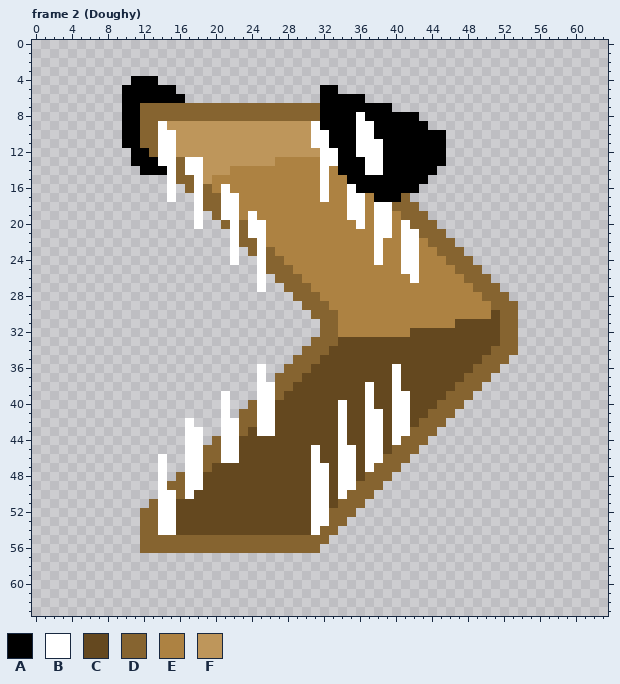
One commit to this pixel-art file: Sprites/Enemies/enemies.aseprite. Above is the file before it was changed.
64x64 pixels, 31 frames. Colours within 5 levels of each other are drawn and written as one. Shown: frame 2 (Doughy). The commit also changed other frames, which this record leaves out.
Visible layers, top first: "Layer 3", "Enemies", "Layer 1", "Layer 2".
Palette (. is transparent): A #000000  B #ffffff  C #64481f  D #866430  E #ad8242  F #be965b
Pixels before, frame 2 (Doughy) (only the part around the change), first column x 0:
 0 ..........................................................
 1 ..........................................................
 2 ..........................................................
 3 ..........................................................
 4 ...........AAA............................................
 5 ..........AAAAAA................AA........................
 6 ..........AAAAAAA...............AAAAA.....................
 7 ..........AADDDDDDDDDDDDDDDDDDDDAAAAAAAA..................
 8 ..........AADDDDDDDDDDDDDDDDDDDDAAAABAAAAAA...............
 9 ..........AADDBFFFFFFFFFFFFFFFFBAAAABBAAAAAA..............
10 ..........AADDBBFFFFFFFFFFFFFFFBBAAABBAAAAAAAA............
11 ..........AADDBBFFFFFFFFFFFFFFFBBAAABBBAAAAAAA............
12 ...........AADBBFFFFFFFFFFFFFFFFBBAABBBAAAAAAA............
13 ...........AAABBDBBFFFFFFFFEEEEEBBAAABBAAAAAAA............
14 ............AAABDBBFFFEEEEEEEEEEBEAAABBAAAAAA.............
15 ...............BDDBFEEEEEEEEEEEEBEEAAAAAAAAA..............
16 ...............B.DBDEBEEEEEEEEEEBEEBAAAAAAA...............
17 ...............B..BDDBBEEEEEEEEEBEEBBEAAAD................
18 ..................BDDBBEEEEEEEEEEEEBBEBBDDD...............
19 ..................B.DBBEBEEEEEEEEEEBBEBBEDDD..............
20 ..................B..DBDBBEEEEEEEEEEBEBBEBDDD.............
21 ......................BDBBEEEEEEEEEEEEBBEBBDDD............
22 ......................BDDBEEEEEEEEEEEEBEEBBEDDD...........
23 ......................B.DBDEEEEEEEEEEEBEEBBEEDDD..........
24 ......................B..BDDEEEEEEEEEEBEEBBEEEDDD.........
25 .........................BDDDEEEEEEEEEEEEBBEEEEDDD........
26 .........................B.DDDEEEEEEEEEEEEBEEEEEDDD.......
27 .........................B..DDDEEEEEEEEEEEEEEEEEEDDD......
28 .............................DDDEEEEEEEEEEEEEEEEEEDDD.....
29 ..............................DDDEEEEEEEEEEEEEEEEEEDDD....
30 ...............................DDDEEEEEEEEEEEEEEEEECDD....
31 ................................DDEEEEEEEEEEEEECCCCCDD....
32 ................................DDEEEEEEEECCCCCCCCCCDD....
33 ...............................DDDCCCCCCCCCCCCCCCCCCDD....
34 ..............................DDDCCCCCCCCCCCCCCCCCCDDD....
35 .............................DDDCCCCCCCCCCCCCCCCCCDDD.....
36 .........................B..DDDCCCCCCCCCBCCCCCCCCDDD......
37 .........................B.DDDCCCCCCCCCCBCCCCCCCDDD.......
38 .........................BBDDCCCCCCCCBCCBCCCCCCDDD........
39 .....................B...BBDCCCCCCCCCBCCBBCCCCDDD.........
40 .....................B..DBBCCCCCCCBCCBCCBBCCCDDD..........
41 .....................B.DDBBCCCCCCCBCCBBCBBCCDDD...........
42 .................B...BBDDBBCCCCCCCBCCBBCBBCDDD............
43 .................BB..BBDCBBCCCCCCCBCCBBCBBDDD.............
44 .................BB.DBBCCCCCCCCCCCBCCBBCBDDD..............
45 .................BBDDBBCCCCCCCCBCCBBCBBCDDD...............
46 ..............B..BBDDBBCCCCCCCCBCCBBCBBDDD................
47 ..............B..BBDCCCCCCCCCCCBBCBBCBDDD.................
48 ..............B.DBBCCCCCCCCCCCCBBCBBCDDD..................
49 ..............BDDBBCCCCCCCCCCCCBBCBBDDD...................
50 ..............BBDBCCCCCCCCCCCCCBBCBDDD....................
51 .............DBBCCCCCCCCCCCCCCCBBCDDD.....................
52 ............DDBBCCCCCCCCCCCCCCCBBDDD......................
53 ............DDBBCCCCCCCCCCCCCCCBBDD.......................
54 ............DDBBCCCCCCCCCCCCCCCBDD........................
55 ............DDDDDDDDDDDDDDDDDDDDD.........................
56 ............DDDDDDDDDDDDDDDDDDDD..........................
57 ..........................................................
58 ..........................................................
59 ..........................................................
After the commit:
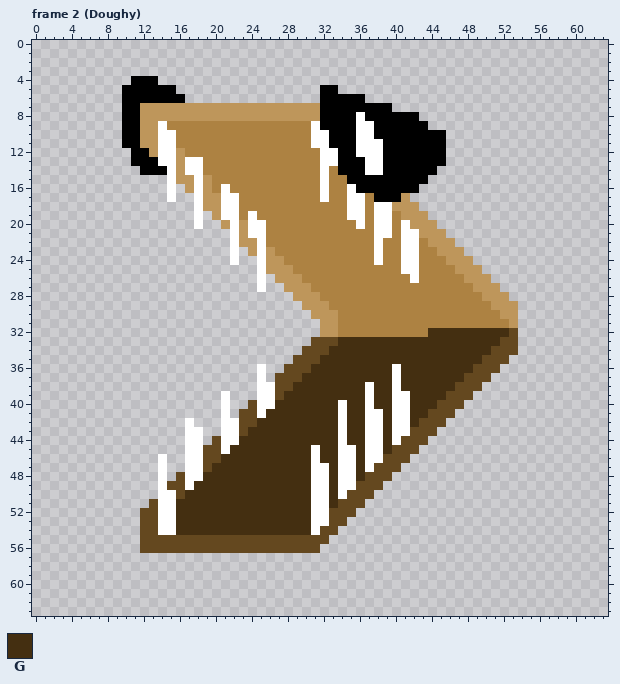
Colours new in this view: G #442f11
Edits made:
Changed rows in their new state; - is an unchanged pixel.
Frame 2 (Doughy), layer "Enemies":
first column x 12:
 7 FFFFFFFFFFFFFFFFFFFF----------------------
 8 FFFFFFFFFFFFFFFFFFFF----------------------
 9 FF-EEEEEEEEEEEEEEEE-----------------------
10 FF--EEEEEEEEEEEEEEE-----------------------
11 FF--EEEEEEEEEEEEEEE-----------------------
12 -F---EEEEEEEEEEEEEEE----------------------
13 ----F--EEEEEEEE---------------------------
14 ----F--EEE--------------------------------
15 ----FF------------------------------------
16 -----F-F----------------------------------
17 -------FF--------------------F------------
18 -------FF-------------------FFF-----------
19 --------F--------------------FFF----------
20 ---------F-F------------------FFF---------
21 -----------F-------------------FFF--------
22 -----------FF-------------------FFF-------
23 ------------F-F------------------FFF------
24 --------------FF------------------FFF-----
25 --------------FFF------------------FFF----
26 ---------------FFF------------------FFF---
27 ----------------FFF------------------FFF--
28 -----------------FFF------------------FFF-
29 ------------------FFF------------------FFF
30 -------------------FFF-----------------EFF
31 --------------------FF-------------EEEEEEF
32 --------------------FF--------EEGGGGGGGGGC
33 -------------------CCCGGGGGGGGGGGGGGGGGGCC
34 ------------------CCCGGGGGGGGGGGGGGGGGGCCC
35 -----------------CCCGGGGGGGGGGGGGGGGGGCCC-
36 ----------------CCCGGGGGGGGG-GGGGGGGGCCC--
37 ---------------CCCGGGGGGGGGG-GGGGGGGCCC---
38 ---------------CCGGGGGGGG-GG-GGGGGGCCC----
39 ---------------CGGGGGGGGG-GG--GGGGCCC-----
40 ------------C--GGGGGGG-GG-GG--GGGCCC------
41 -----------CC-GGGGGGGG-GG--G--GGCCC-------
42 -----------CCGGGGGGGGG-GG--G--GCCC--------
43 -----------CGGGGGGGGGG-GG--G--CCC---------
44 --------C--GGGGGGGGGGG-GG--G-CCC----------
45 -------CC-GGGGGGGGG-GG--G--GCCC-----------
46 -------CCGGGGGGGGGG-GG--G--CCC------------
47 -------CGGGGGGGGGGG--G--G-CCC-------------
48 ----C--GGGGGGGGGGGG--G--GCCC--------------
49 ---CC-GGGGGGGGGGGGG--G--CCC---------------
50 ----CGGGGGGGGGGGGGG--G-CCC----------------
51 -C--GGGGGGGGGGGGGGG--GCCC-----------------
52 CC--GGGGGGGGGGGGGGG--CCC------------------
53 CC--GGGGGGGGGGGGGGG--CC-------------------
54 CC--GGGGGGGGGGGGGGG-CC--------------------
55 CCCCCCCCCCCCCCCCCCCCC---------------------
56 CCCCCCCCCCCCCCCCCCCC----------------------
Changed places in both pictures, as pixel boxes (x1, y1, x2, y2):
changed: (140, 103, 518, 553)
